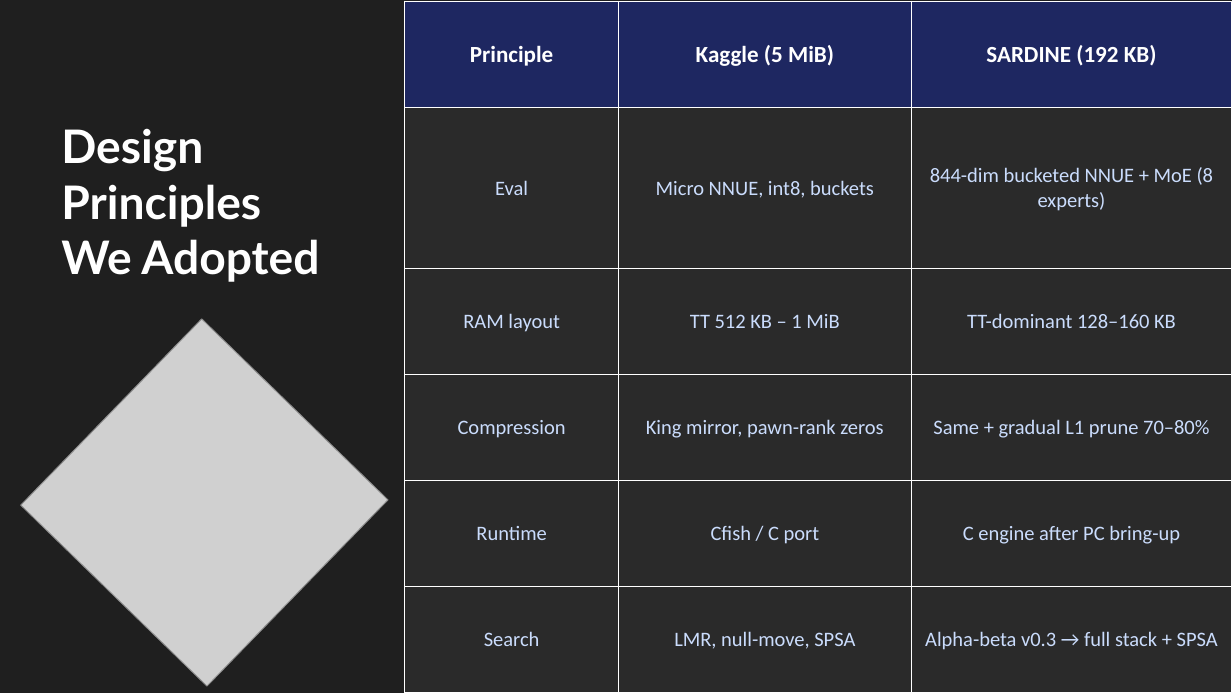
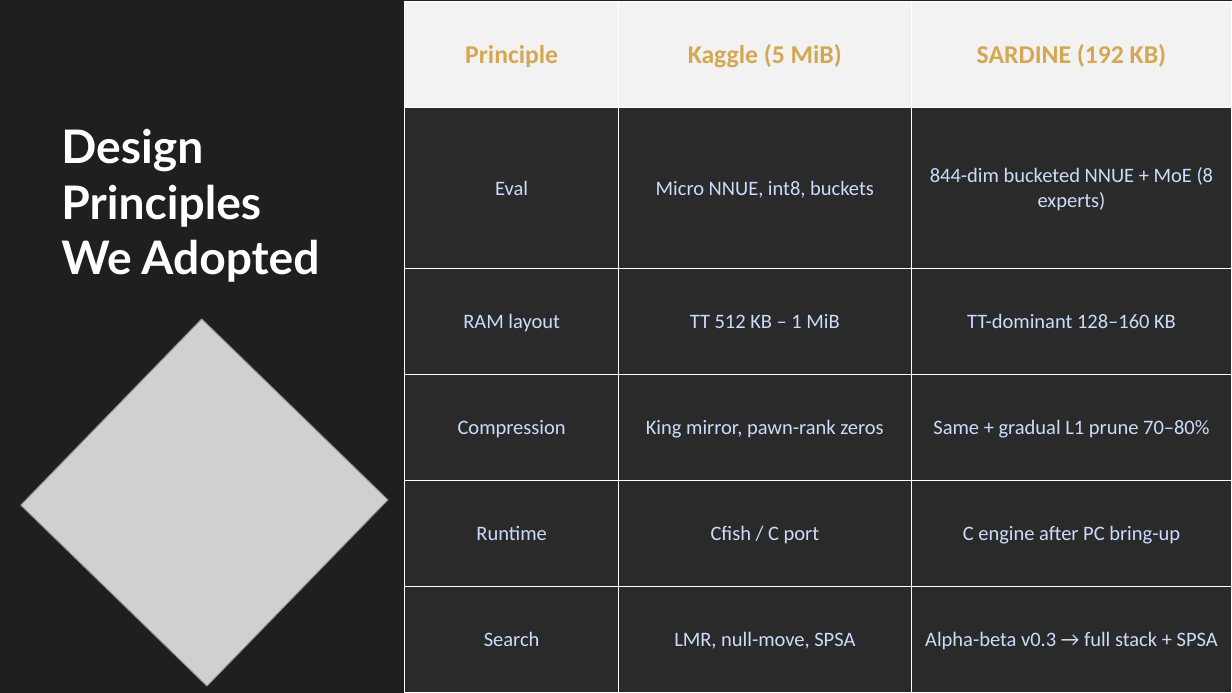
Before and after one commit to Omega97/TinyML_Internship, a slide deck: slide 4 of presentations/SARDINE_ICTP_2026-07.pptx. Drawn at 1232x693 pixels with LibreOffice and Linux fonts; fonts in the diff are those of the drawing; grey boxes stand for pictures. Boxes give left, top, right and bottom in pixels: in the first picture for what was removed or moved away, otherwise in the second. Text is boxed around its words. In the diff, an @@ line names an element or a change of style, - is before the commit and + after.

Commit message:
presentation update

```diff
--- a/presentations/SARDINE_ICTP_2026-07.pptx
+++ b/presentations/SARDINE_ICTP_2026-07.pptx
@@ table at [405,1,1232,693] @@
@@ fill #1E2761 to #F2F2F2 in row 1 @@
@@ size 18 to 20 pt, text colour #FFFFFF to #D4A853 in "Principle", "Kaggle (5 MiB)", "SARDINE (192 KB)" @@
```
Also in this commit, not shown: 3 other slides changed, 2 other files.
